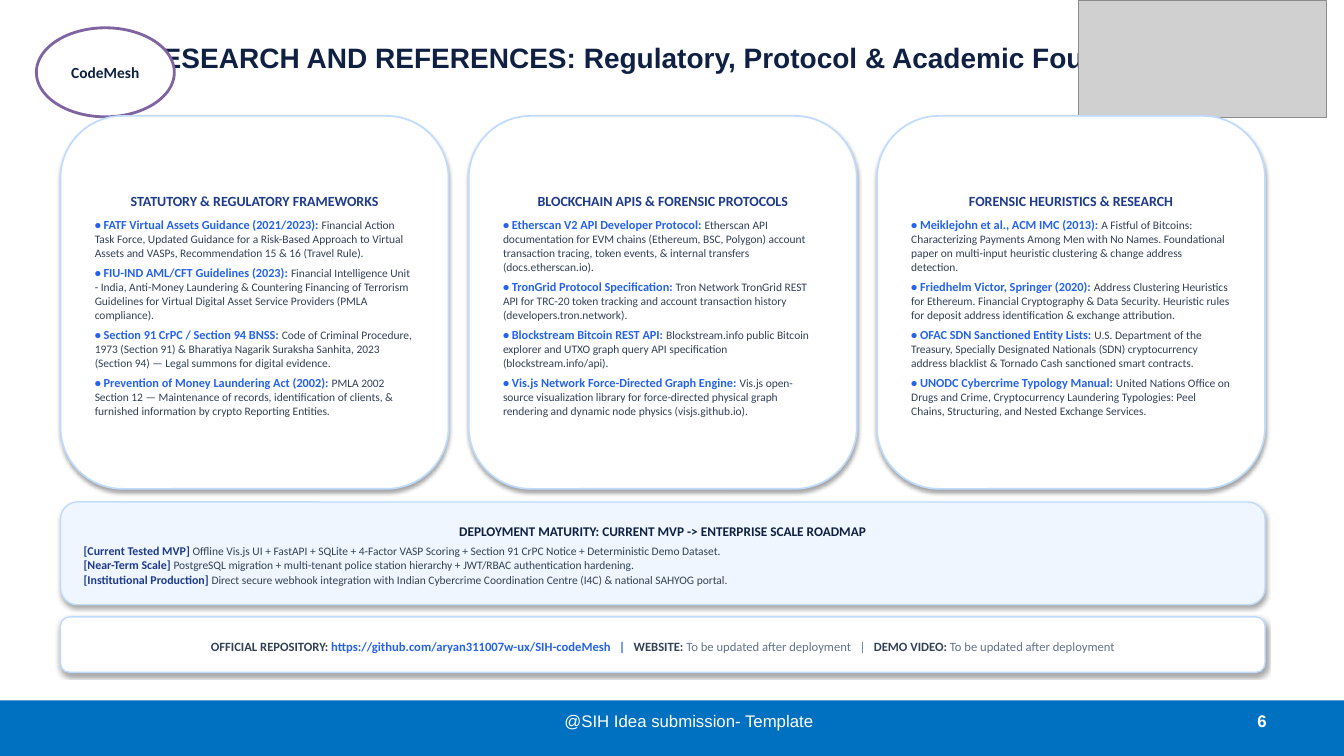
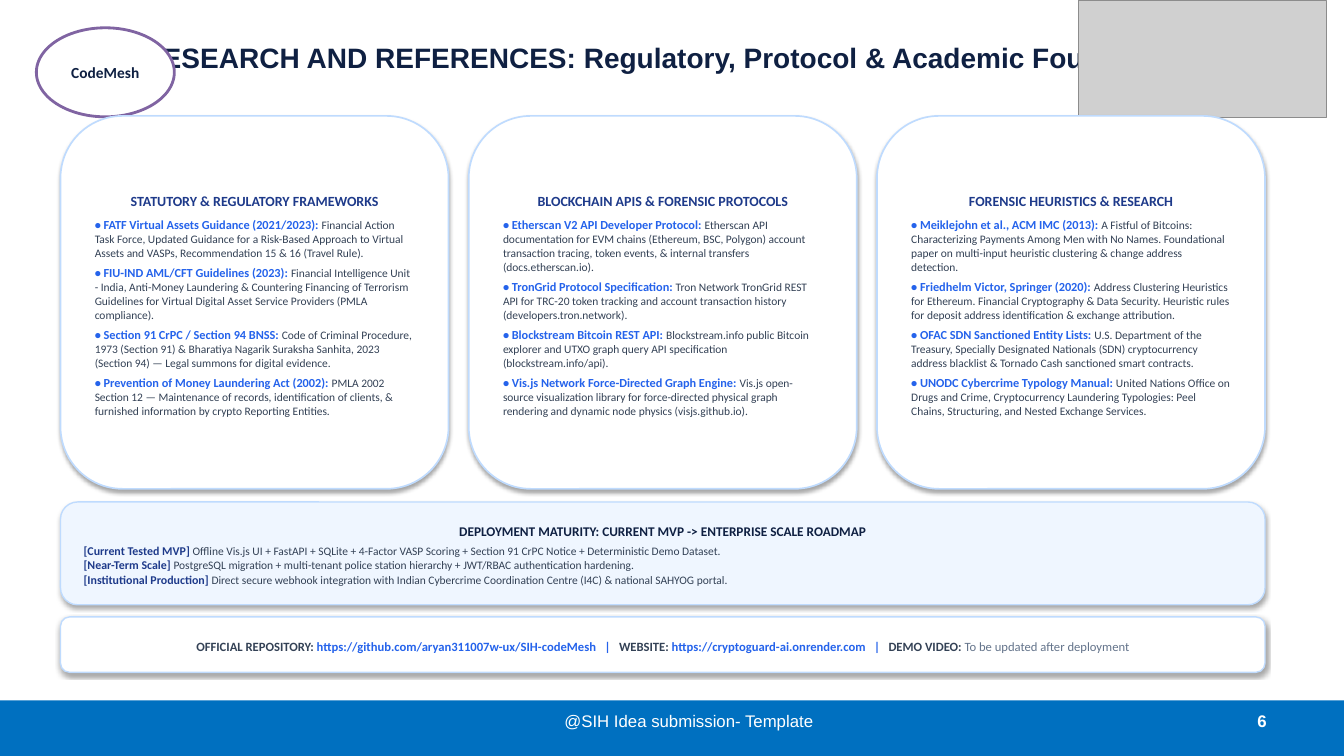
Before and after one commit to aryan311007w-ux/SIH-codeMesh, a slide deck: slide 6 of FINAL_SIH26182_CryptoGuard_AI_SIH_SUBMISSION.pptx. Drawn at 1344x756 pixels with LibreOffice and Linux fonts; fonts in the diff are those of the drawing; grey boxes stand for pictures. Boxes give left, top, right and bottom in pixels: in the first picture for what was removed or moved away, otherwise in the second. Text is boxed around its words. In the diff, an @@ line names an element or a change of style, - is before the commit and + after.

Commit message:
feat: add Render deployment blueprint and update presentation with live URL https://cryptoguard-ai.onrender.com

```diff
--- a/FINAL_SIH26182_CryptoGuard_AI_SIH_SUBMISSION.pptx
+++ b/FINAL_SIH26182_CryptoGuard_AI_SIH_SUBMISSION.pptx
@@ text in rounded rectangle at box(196, 642, 1130, 653): text changed; text colour #64748B to #2563EB @@
-OFFICIAL REPOSITORY: https://github.com/aryan311007w-ux/SIH-codeMesh | WEBSITE: To be updated after deployment | DEMO VIDEO: To be updated after deployment
+OFFICIAL REPOSITORY: https://github.com/aryan311007w-ux/SIH-codeMesh | WEBSITE: https://cryptoguard-ai.onrender.com | DEMO VIDEO: To be updated after deployment
```
Also in this commit, not shown: 1 other slide changed, 10 other files.
